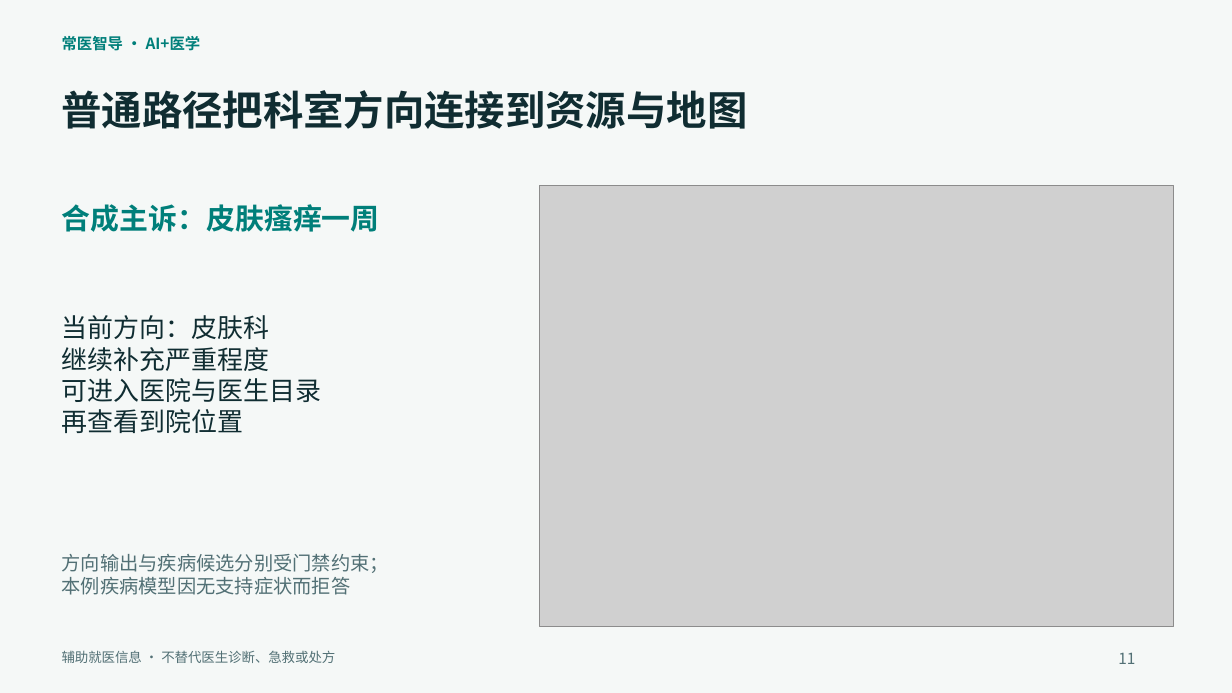
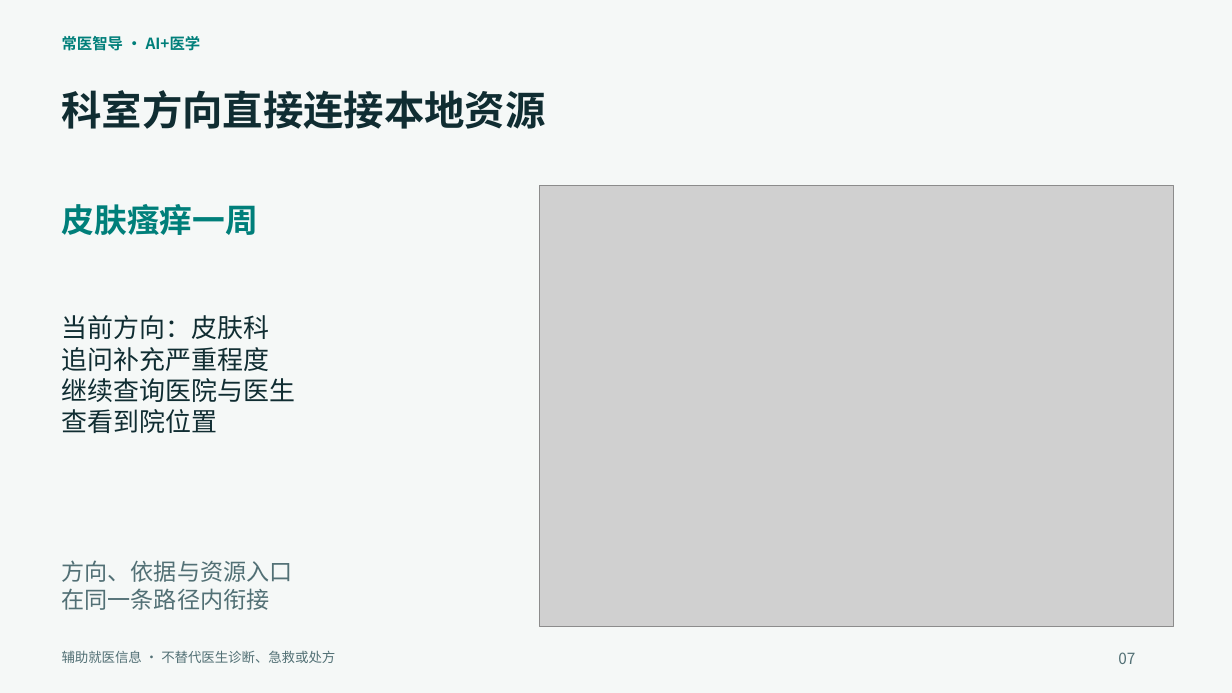
Before and after one commit to wenxvn/changyi, a slide deck: slide 7 of 参赛资料/常医智导_参赛答辩.pptx (slide 11 before the commit). Drawn at 1232x693 pixels with LibreOffice and Linux fonts; fonts in the diff are those of the drawing; grey boxes stand for pictures. Boxes give left, top, right and bottom in pixels: in the first picture for what was removed or moved away, otherwise in the second. Text is boxed around its words. In the diff, an @@ line names an element or a change of style, - is before the commit and + after.

```diff
--- a/参赛资料/常医智导_参赛答辩.pptx
+++ b/参赛资料/常医智导_参赛答辩.pptx
@@ text at (62,90,546,129): text changed @@
-普通路径把科室方向连接到资源与地图
+科室方向直接连接本地资源
@@ text at (62,204,259,235): text changed; size 22.5 to 25.5 pt @@
-合成主诉：皮肤瘙痒一周
+皮肤瘙痒一周
@@ text at (62,347,296,433): text changed @@
-继续补充严重程度
-可进入医院与医生目录
-再查看到院位置
+追问补充严重程度
+继续查询医院与医生
+查看到院位置
@@ text at (62,560,293,610): text changed; size 15 to 18 pt @@
-方向输出与疾病候选分别受门禁约束；
-本例疾病模型因无支持症状而拒答
+方向、依据与资源入口
+在同一条路径内衔接
@@ text at (1118,652,1135,664): text changed @@
-11
+07
```
Also in this commit, not shown: 12 other slides changed, 5 slides added, 5 slides removed, 6 other files.
